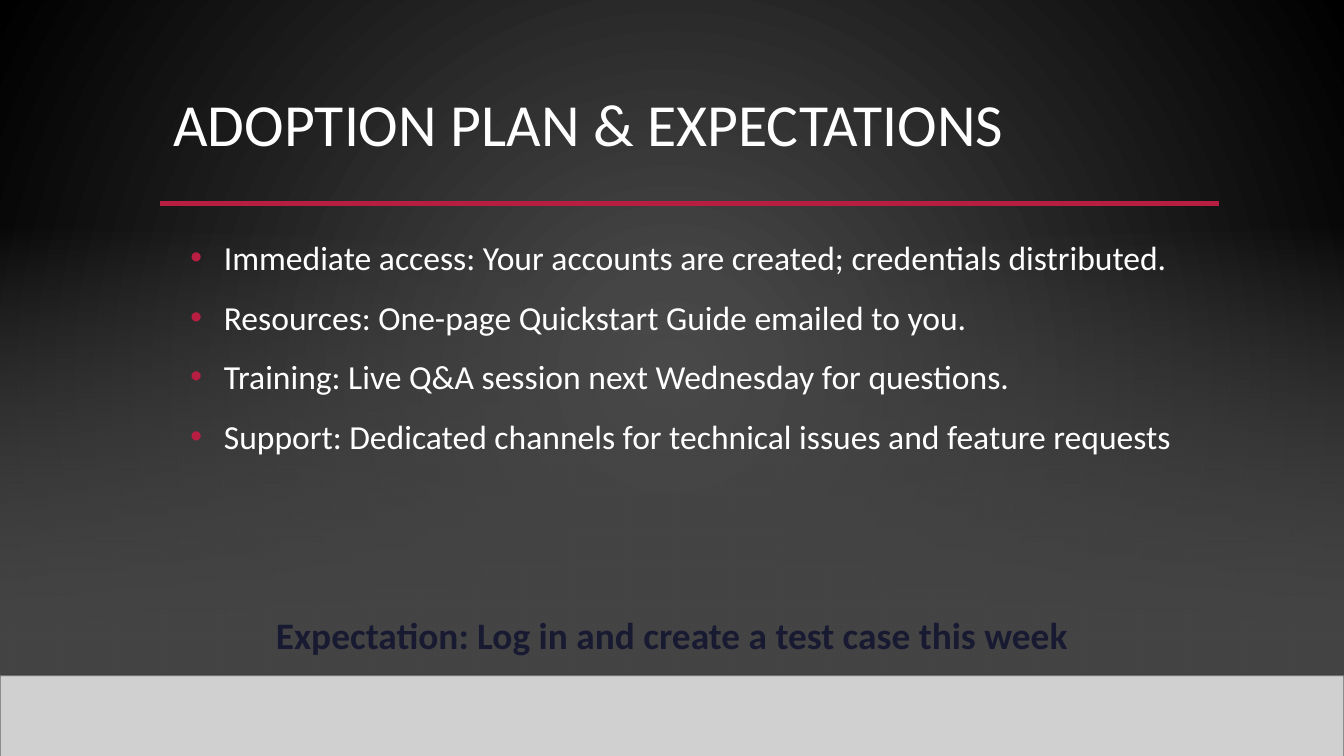
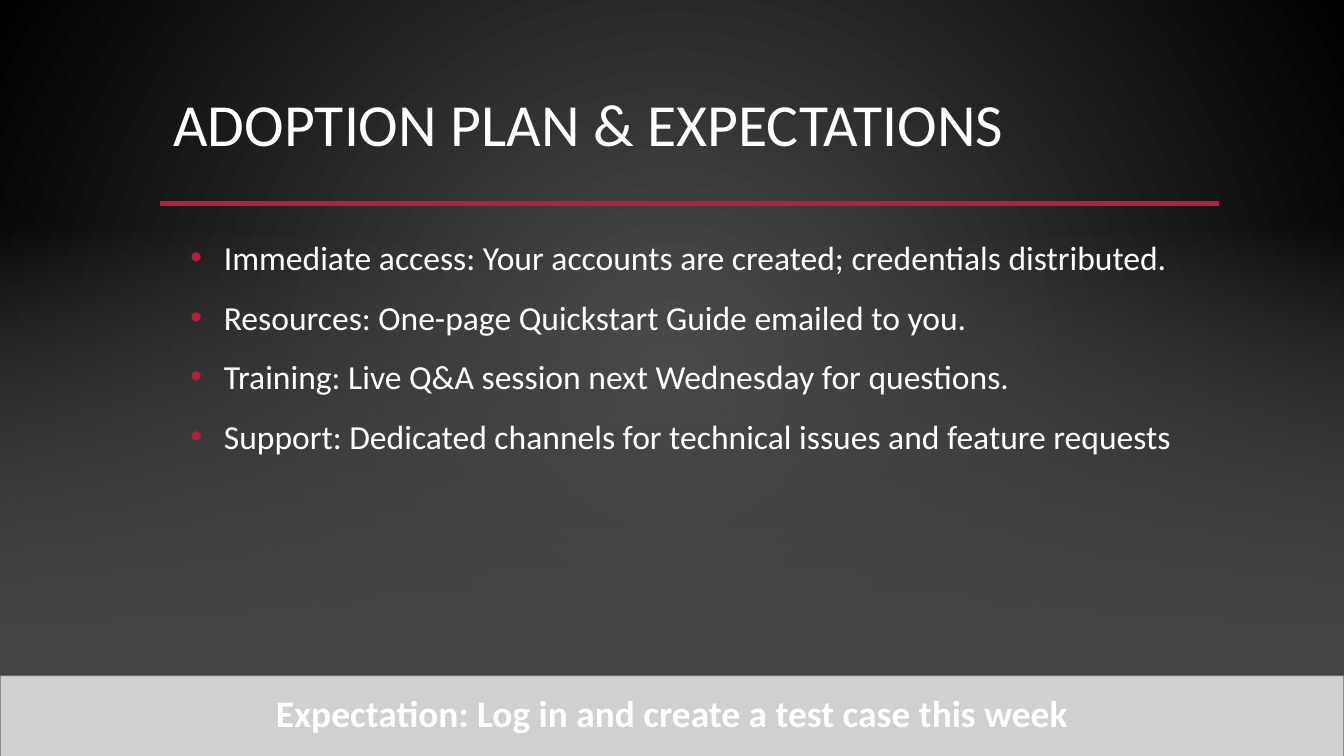
Before and after one commit to wisdom1456/Finding_Email, a slide deck: slide 21 of presentation/harvey_ai_attorney_adoption.pptx (slide 18 before the commit). Drawn at 1344x756 pixels with LibreOffice and Linux fonts; fonts in the diff are those of the drawing; grey boxes stand for pictures; background and template pictures are left out. Boxes give left, top, right and bottom in pixels: in the first picture for what was removed or moved away, otherwise in the second. Text is boxed around its words. In the diff, an @@ line names an element or a change of style, - is before the commit and + after.

```diff
--- a/presentation/harvey_ai_attorney_adoption.pptx
+++ b/presentation/harvey_ai_attorney_adoption.pptx
@@ text "Expectation: Log in and create ...": place and size @@
-text "Expectation: Log in and create ..." at box(276, 623, 1067, 655)
+text "Expectation: Log in and create ..." at box(276, 701, 1067, 733)
@@ text "Expectation: Log in and create ..." at box(276, 701, 1067, 733): text colour #181A31 to #FFFFFF @@
```
Also in this commit, not shown: 7 other slides changed, 3 slides added, 6 other files.
